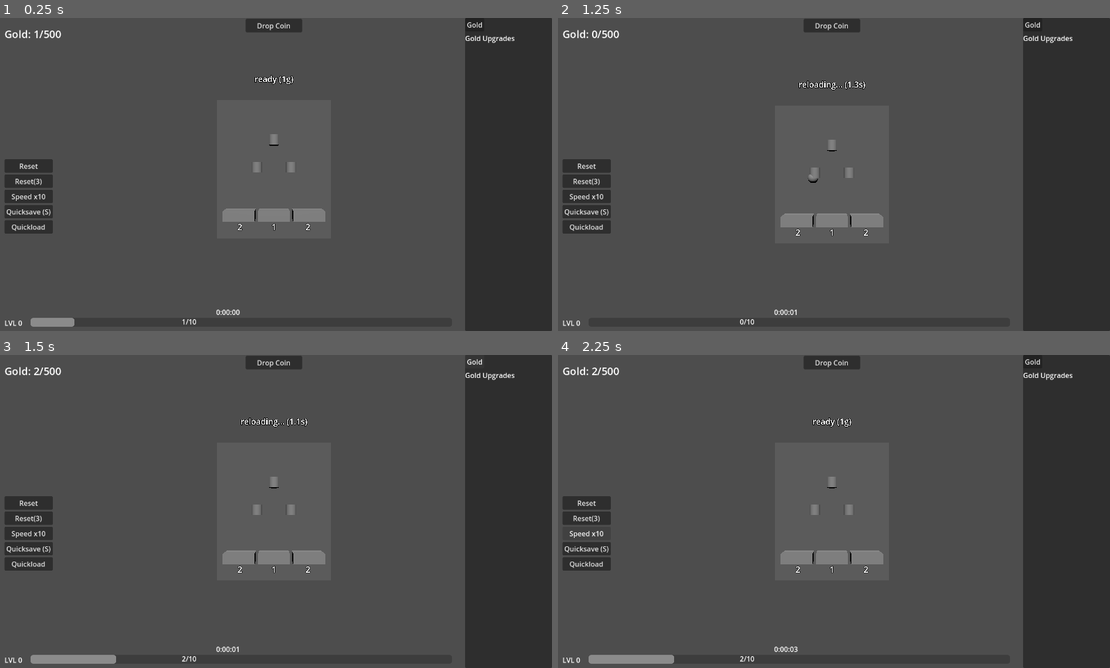
Above: before the commit, frames 1-4 (two rows, left to right).
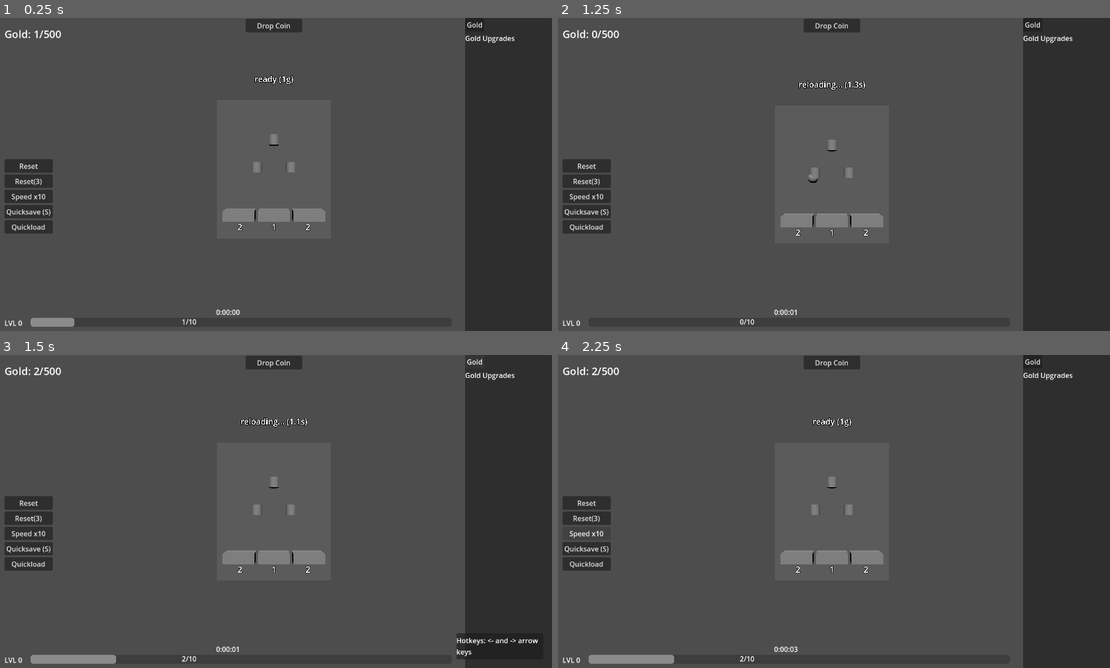
Above: after the commit, the same moments.

Repository: kjbrown-sandbox/pleenko
Game: Godot game, scene res://scenes/main.tscn
Two runs of this game, one before a commit and one after it. Both use one fixed random seed, a clock stepped at 60 frames per second and the inputs below.
Inputs (mouse positions are in pixels of both pictures, inside the frame that each line leads up to):
- Up to frame 1 (0.25 s): no input
- Up to frame 2 (1.25 s): tap Enter at 0.5 s; move the mouse to (955, 158) at 0.52 s; hold Right from 0.53 s (still down); hold Space (drop_coin) from 0.53 s (still down); click (955, 158) at 0.67 s
- Up to frame 3 (1.5 s): release Right at 1.25 s; release Space (drop_coin) at 1.25 s; click "Gold" at 1.25 s
- Up to frame 4 (2.25 s): click "Speed x10" at 2 s

Frames 1-2 are identical in both runs. In frame 3, 0.2% of the frame differs, in the area x 82-98%, y 88-98%; in frame 4, nothing differs.

Commit message:
Add keyboard navigation for board selection and helper text for hotkeys

Diff:
--- a/scripts/main.gd
+++ b/scripts/main.gd
@@ -207,6 +207,12 @@
 		_drop_unrefined_on_gold()
 	if event.is_action_pressed("quicksave"):
 		_quicksave()
+	if event is InputEventKey and event.pressed and not event.echo:
+		match event.keycode:
+			KEY_LEFT:
+				_select_prev_board()
+			KEY_RIGHT:
+				_select_next_board()
 
 
 func _process(delta: float) -> void:
@@ -252,6 +258,29 @@
 	_refresh_upgrade_panel()
 	ui.update_spawn_buttons(board.board_type)
 	ui.update_autodropper_row(board, gold_autodroppers, orange_autodroppers, autodropper_level)
+
+
+func _get_board_order() -> Array[PlinkoBoard]:
+	var boards: Array[PlinkoBoard] = [regular_board]
+	if orange_board_unlocked and orange_board:
+		boards.append(orange_board)
+	if red_board_unlocked and red_board:
+		boards.append(red_board)
+	return boards
+
+
+func _select_prev_board() -> void:
+	var boards := _get_board_order()
+	var idx := boards.find(selected_board)
+	if idx > 0:
+		select_board(boards[idx - 1])
+
+
+func _select_next_board() -> void:
+	var boards := _get_board_order()
+	var idx := boards.find(selected_board)
+	if idx >= 0 and idx < boards.size() - 1:
+		select_board(boards[idx + 1])
 
 
 func _drop_status_text(board: PlinkoBoard) -> String:
--- a/scripts/ui.gd
+++ b/scripts/ui.gd
@@ -64,6 +64,12 @@
 	gold_tab.pressed.connect(func(): board_tab_selected.emit(0))    # GOLD
 	orange_tab.pressed.connect(func(): board_tab_selected.emit(1))  # ORANGE
 	red_tab.pressed.connect(func(): board_tab_selected.emit(2))     # RED
+	gold_tab.mouse_entered.connect(func(): show_helper_text("Hotkeys: <- and -> arrow keys"))
+	gold_tab.mouse_exited.connect(func(): hide_helper_text())
+	orange_tab.mouse_entered.connect(func(): show_helper_text("Hotkeys: <- and -> arrow keys"))
+	orange_tab.mouse_exited.connect(func(): hide_helper_text())
+	red_tab.mouse_entered.connect(func(): show_helper_text("Hotkeys: <- and -> arrow keys"))
+	red_tab.mouse_exited.connect(func(): hide_helper_text())
 
 	# Reset buttons container — left side, vertically centered
 	var reset_container := VBoxContainer.new()
